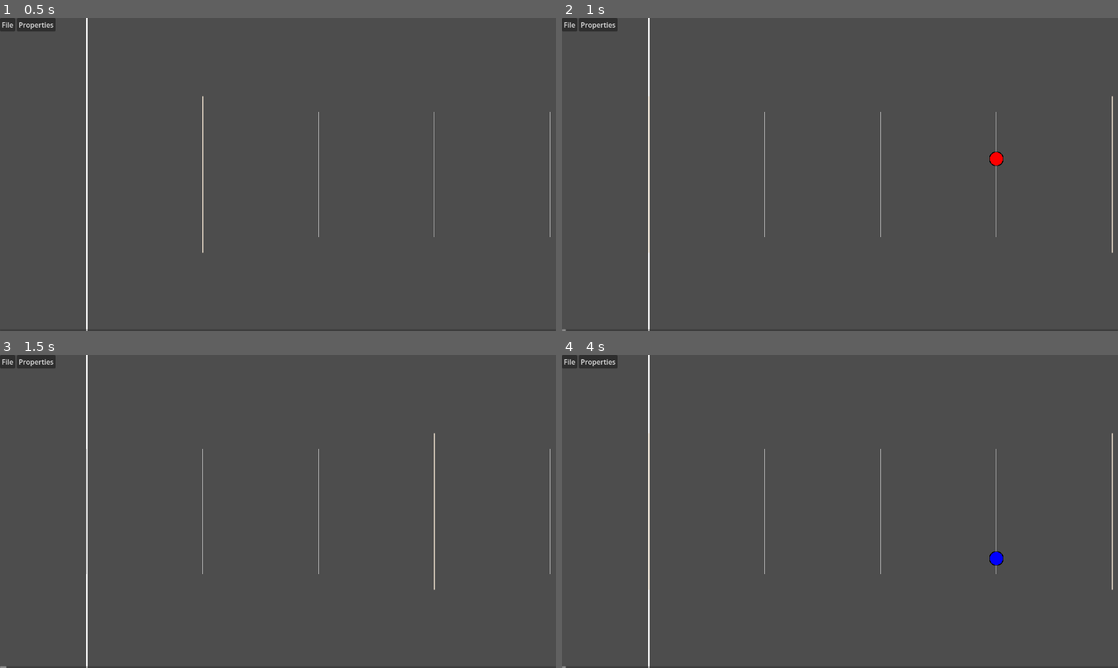
Above: before the commit, frames 1-4 (two rows, left to right).
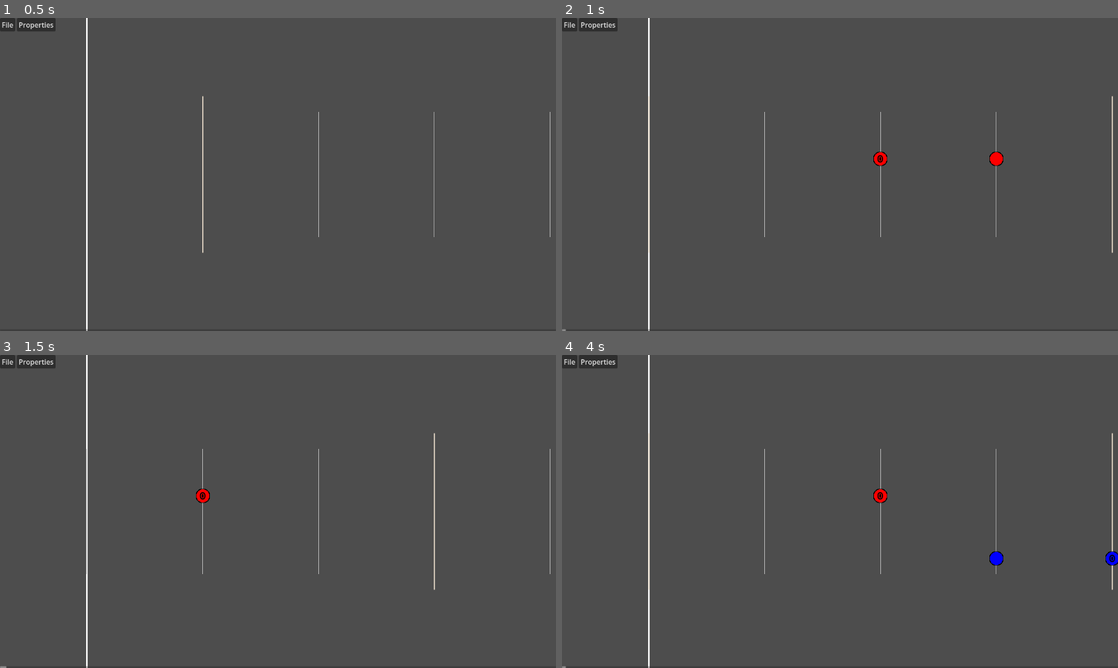
Above: after the commit, the same moments.

Repository: daredevil28/DemonForge
Game: Godot game, scene res://Assets/Scenes/game_scene.tscn
The game is run twice, just before and just after one commit, with the same random seed, the same clock (stepped at 60 frames per second) and the same inputs. Sound files missing from this copy of the repository are replaced by a short silence.
Inputs (mouse positions are in pixels of both pictures, inside the frame that each line leads up to):
- Up to frame 1 (0.5 s): no input
- Up to frame 2 (1 s): tap Enter at 0.5 s; move the mouse to (962, 158) at 0.52 s; hold Mouse wheel down (ScrollDown) from 0.53 s (still down); click (962, 158) at 0.67 s; tap Mouse wheel up (ScrollUp) at 0.8 s
- Up to frame 3 (1.5 s): tap Space (TogglePlay) at 1.25 s; move the mouse to (166, 527) at 1.27 s; release Mouse wheel down (ScrollDown) at 1.28 s; tap Mouse wheel up (ScrollUp) at 1.35 s; click (166, 527) at 1.42 s
- Up to frame 4 (4 s): tap Space (TogglePlay) at 1.55 s; tap Enter at 2, 3.5 s; move the mouse to (895, 442) at 2.02 s; hold Space (TogglePlay) 2.03-2.78 s; click (895, 442) at 2.3 s; move the mouse to (812, 574) at 2.77 s; click (812, 574) at 2.85 s; right-click (812, 574) at 3.05 s; move the mouse to (1006, 558) at 3.52 s; hold Right mouse button (RightClick, bound only after the commit) from 3.53 s (still down); click (1006, 558) at 3.67 s; tap Mouse wheel down (ScrollDown) at 3.8 s

Frame 1 is identical in both runs. In frame 2, 0.1% of the frame differs, in the area x 56-59%, y 42-48%; in frame 3, 0.1%; in frame 4, 0.2%, in the area x 56-100%, y 42-68%.

Commit message:
Added adding and removing notes to the timeline
Also changed all input to _input

Diff:
--- a/Assets/Scenes/note.tscn
+++ b/Assets/Scenes/note.tscn
@@ -6,6 +6,8 @@
 [sub_resource type="LabelSettings" id="LabelSettings_3di50"]
 outline_size = 10
 outline_color = Color(0, 0, 0, 1)
+
+[sub_resource type="RectangleShape2D" id="RectangleShape2D_0r3w7"]
 
 [node name="Note" type="Node2D"]
 script = ExtResource("1_pn0ml")
@@ -22,3 +24,10 @@
 label_settings = SubResource("LabelSettings_3di50")
 horizontal_alignment = 1
 vertical_alignment = 1
+
+[node name="Area2D" type="Area2D" parent="."]
+monitorable = false
+
+[node name="CollisionShape2D" type="CollisionShape2D" parent="Area2D"]
+shape = SubResource("RectangleShape2D_0r3w7")
+disabled = true
--- a/Assets/Scripts/cursor_note.gd
+++ b/Assets/Scripts/cursor_note.gd
@@ -2,4 +2,4 @@
 
 # Called when the node enters the scene tree for the first time.
 func _ready():
-	NoteManager.cursor_note = self
+	GameManager.cursor_note = self
--- a/Assets/Scripts/game_manager.gd
+++ b/Assets/Scripts/game_manager.gd
@@ -12,6 +12,9 @@
 var bpm : float = 60.0
 var snapping_frequency : int = 4
 var is_another_window_focused : bool = false #ui_controller.gd -> check_for_window_focused()
+
+var cursor_note : Node2D #cursor_note.gd -> _ready()
+var current_lane : int
 
 #region Getter/Setters
 var scroll_speed : int = 50 :
@@ -104,6 +107,7 @@
 
 	return percentage_elapsed * DisplayServer.window_get_size().x * GameManager.scroll_speed
 
+#Like previous function but in reverse
 func screen_time_to_music_time(location : float) -> float:
 	return location / DisplayServer.window_get_size().x * audio_length / GameManager.scroll_speed
 
@@ -116,6 +120,13 @@
 		return ahead_snap
 	else:
 		return before_snap
+
+#Get the right music time and position
+func mouse_snapped_screen_pos(pos : Vector2) -> Dictionary:
+	var offset_pos : float = pos.x - NoteManager.offset
+	var music_time : float = get_closest_snap_value(screen_time_to_music_time(offset_pos) + current_pos)
+	var snapped_pos : float = GameManager.music_time_to_screen_time(music_time - current_pos) + NoteManager.offset
+	return {"screen_pos": snapped_pos,"time_pos":music_time}
 #endregion
 
 func save_project(path : String) -> void:
@@ -153,22 +164,49 @@
 func _process(_delta : float) -> void:
 	if(audio_player.playing):
 		current_pos = audio_player.get_playback_position() + AudioServer.get_time_since_last_mix()
-	var seconds_per_beat : float = 60 / bpm
-	if(Input.is_action_just_pressed("TogglePlay") && is_another_window_focused == false):
+
+	if current_lane == 0:
+		cursor_note.visible = false
+	else:
+		cursor_note.visible = true
+		cursor_note.position.y = NoteManager.reset_note_y(cursor_note, current_lane)
+		var note_pos = mouse_snapped_screen_pos(get_viewport().get_mouse_position())
+		cursor_note.position.x = note_pos["screen_pos"]
+
+func _input(event):
+	if(event is InputEventMouseButton):
+		var seconds_per_beat : float = 60 / bpm
+		if(current_lane != 0):
+			var new_pos : Dictionary = mouse_snapped_screen_pos(get_viewport().get_mouse_position())
+			var note_exists: bool = NoteManager.check_if_note_exists(new_pos["time_pos"], current_lane)
+			if(event.is_action_pressed("LeftClick")):
+				if(!note_exists):
+					NoteManager.add_new_note(new_pos["time_pos"], current_lane)
+			if(event.is_action_pressed("RightClick")):
+				if(note_exists):
+					NoteManager.remove_note_at_time(new_pos["time_pos"], current_lane)
+
+		if(event.is_action_pressed("ScrollUp") && !audio_player.playing && !is_another_window_focused):
+			current_pos += seconds_per_beat / snapping_frequency
+			current_pos = get_closest_snap_value(current_pos)
+			if current_pos > audio_length:
+				current_pos = audio_length
+
+		if(event.is_action_pressed("ScrollDown") && !audio_player.playing && !is_another_window_focused):
+			current_pos -= seconds_per_beat / snapping_frequency
+			current_pos = get_closest_snap_value(current_pos)
+			if current_pos < 0:
+				current_pos = 0
+
+	if(event.is_action_pressed("TogglePlay") && is_another_window_focused == false):
 		if(audio_player.playing):
 			stop_music()
 			current_pos = get_closest_snap_value(current_pos)
 		else:
-			play_music()
-
-	if(Input.is_action_just_pressed("ScrollUp") && !audio_player.playing && !is_another_window_focused):
-		current_pos += seconds_per_beat / snapping_frequency
-		current_pos = get_closest_snap_value(current_pos)
-		if current_pos > audio_length:
-			current_pos = audio_length
-
-	if(Input.is_action_just_pressed("ScrollDown") && !audio_player.playing && !is_another_window_focused):
-		current_pos -= seconds_per_beat / snapping_frequency
-		current_pos = get_closest_snap_value(current_pos)
-		if current_pos < 0:
-			current_pos = 0
+			if(audio_player.stream != null):
+				for i in NoteManager.note_nodes:
+					if(i.time < current_pos):
+						i.visible = false
+					else:
+						continue
+				play_music()
--- a/Assets/Scripts/note_lane.gd
+++ b/Assets/Scripts/note_lane.gd
@@ -3,7 +3,7 @@
 @export var note_color : int
 
 func _on_mouse_shape_entered(_id : int) -> void:
-	NoteManager.current_lane = note_color
+	GameManager.current_lane = note_color
 
 func _on_mouse_shape_exited(_id : int) -> void:
-	NoteManager.current_lane = 0
+	GameManager.current_lane = 0
--- a/Assets/Scripts/note_manager.gd
+++ b/Assets/Scripts/note_manager.gd
@@ -9,10 +9,8 @@
 var blue : Color = Color.BLUE
 var green : Color = Color.GREEN
 
-var current_lane : int
-var cursor_note : Node2D
-
 @onready var note_colliders : Array = get_tree().get_nodes_in_group("NoteColliders")
+var note_scene : Resource = load("res://Assets/Scenes/note.tscn")
 
 var offset : float = 200 :
 	set(value):
@@ -30,7 +28,6 @@
 #Instantiate all the notes
 func initialise_notes(json_notes : Array) -> void:
 	clear_all_notes()
-	var note_scene : Resource = load("res://Assets/Scenes/note.tscn")
 
 	for i : int in json_notes.size():
 		var note : Dictionary = json_notes[i]
@@ -100,6 +97,31 @@
 		_:
 			push_warning("No color found")
 
+func add_new_note(time : float, color : int) -> void:
+	var instance : Node = note_scene.instantiate()
+
+	add_child(instance)
+
+	instance.time = time
+	instance.color = color
+	instance.position.y = reset_note_y(instance, color)
+	note_nodes.append(instance)
+	GameManager.current_pos = GameManager.current_pos
+
+func remove_note_at_time(time : float, color : int) -> void:
+	for i : int in note_nodes.size():
+		if(note_nodes[i].time == time && note_nodes[i].color == color):
+			print("Deleting note at: " + str(time) + " color: " + str(color))
+			note_nodes[i].queue_free()
+			note_nodes.remove_at(i)
+			break;
+
+func check_if_note_exists(time : float, color : int) -> bool:
+	for i : int in note_nodes.size():
+		if(note_nodes[i].time == time && note_nodes[i].color == color):
+			return true
+	return false
+
 func clear_all_notes() -> void:
 	print("clearing all notes")
 	for i : Object in note_nodes:
@@ -112,30 +134,21 @@
 	for i : Node2D in note_nodes:
 		#(NoteTimestamp - TimePassed ) * scroll_speed + offset
 		var new_pos : float = (GameManager.music_time_to_screen_time(i.time) - GameManager.music_time_to_screen_time(new_time)) + offset
-		#Check if note still has to come up, else make it invisible
-		if(new_pos > DisplayServer.window_get_size().x + 100 || new_pos < 0):
-
+		#Check if the note is outside the frame, hide and skip the iteration if we do
+		if(new_pos > DisplayServer.window_get_size().x + 100 || new_pos < -20):
 			i.visible = false
 			continue
-		i.visible = true
 		if(GameManager.audio_player.playing):
-			if i.time >= new_time:
+			if (i.time >= new_time):
+				i.visible = true
 				i.position.x = new_pos
 			else:
-				if i.visible && GameManager.audio_player.playing:
+				if(i.visible):
 					#Make sure the note is actually close enough to the bar before playing the sound
-					if GameManager.audio_player.playing && i.time > GameManager.current_pos - 0.02:
+					if(i.time >= GameManager.current_pos - 0.02):
 						get_tree().get_nodes_in_group("Instruments")[i.color - 1].play()
-					i.visible = false
+						print("play audio")
+						i.visible = false
 		else:
 			i.position.x = new_pos
-
-func _process(_delta : float) -> void:
-	if current_lane == 0:
-		cursor_note.visible = false
-	else:
-		cursor_note.visible = true
-		cursor_note.position.y = reset_note_y(cursor_note, current_lane)
-		var mouse_screen_x : float = get_viewport().get_mouse_position().x - offset
-		var music_time : float = GameManager.get_closest_snap_value(GameManager.screen_time_to_music_time(mouse_screen_x) + GameManager.current_pos)
-		cursor_note.position.x = (GameManager.music_time_to_screen_time(music_time - GameManager.current_pos)) + offset
+			i.visible = true
--- a/project.godot
+++ b/project.godot
@@ -53,6 +53,16 @@
 "events": [Object(InputEventMouseButton,"resource_local_to_scene":false,"resource_name":"","device":-1,"window_id":0,"a …(253 unchanged characters)…
 ]
 }
+LeftClick={
+"deadzone": 0.5,
+"events": [Object(InputEventMouseButton,"resource_local_to_scene":false,"resource_name":"","device":-1,"window_id":0,"alt_pressed":false,"shift_pressed":false,"ctrl_pressed":false,"meta_pressed":false,"button_mask":1,"position":Vector2(158, 17),"global_position":Vector2(162, 58),"factor":1.0,"button_index":1,"canceled":false,"pressed":true,"double_click":false,"script":null)
+]
+}
+RightClick={
+"deadzone": 0.5,
+"events": [Object(InputEventMouseButton,"resource_local_to_scene":false,"resource_name":"","device":-1,"window_id":0,"alt_pressed":false,"shift_pressed":false,"ctrl_pressed":false,"meta_pressed":false,"button_mask":2,"position":Vector2(142, 15),"global_position":Vector2(146, 56),"factor":1.0,"button_index":2,"canceled":false,"pressed":true,"double_click":false,"script":null)
+]
+}
 
 [rendering]
 
Not shown: 1 places in Assets/Scenes/note.tscn that only renumber resources
Not shown, changed: README.MD
